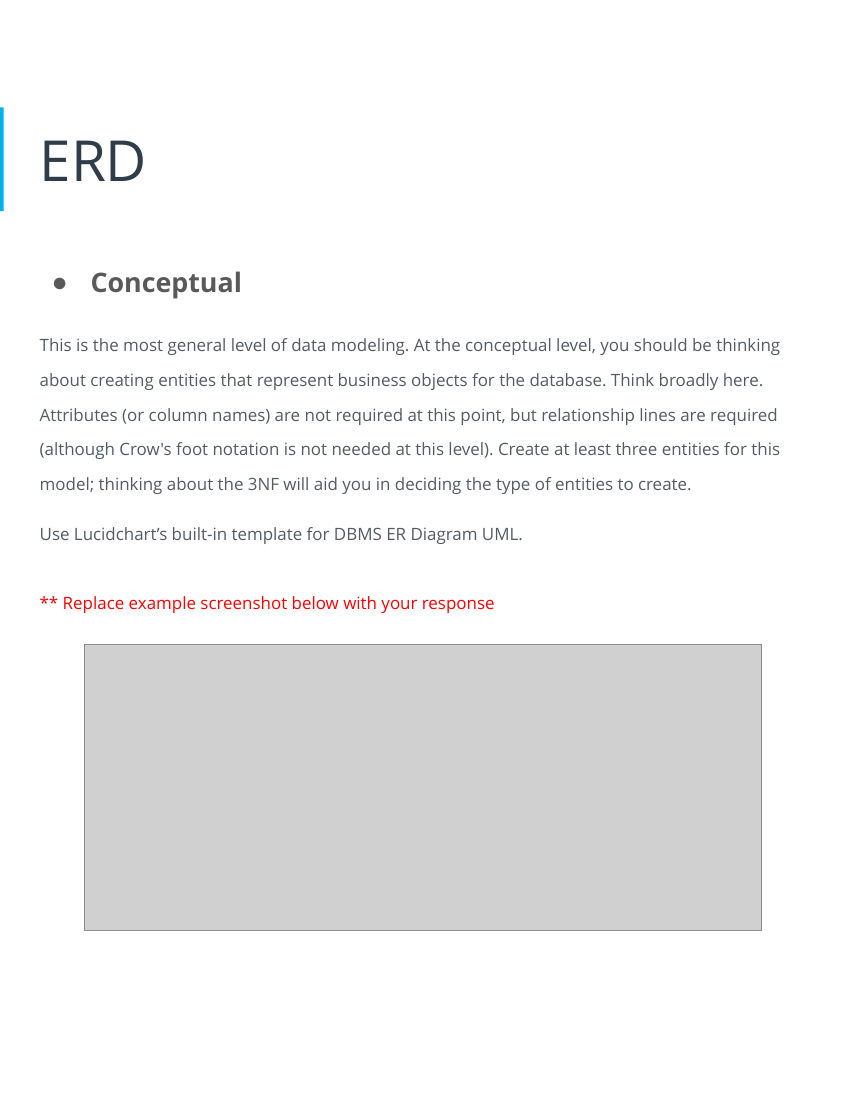
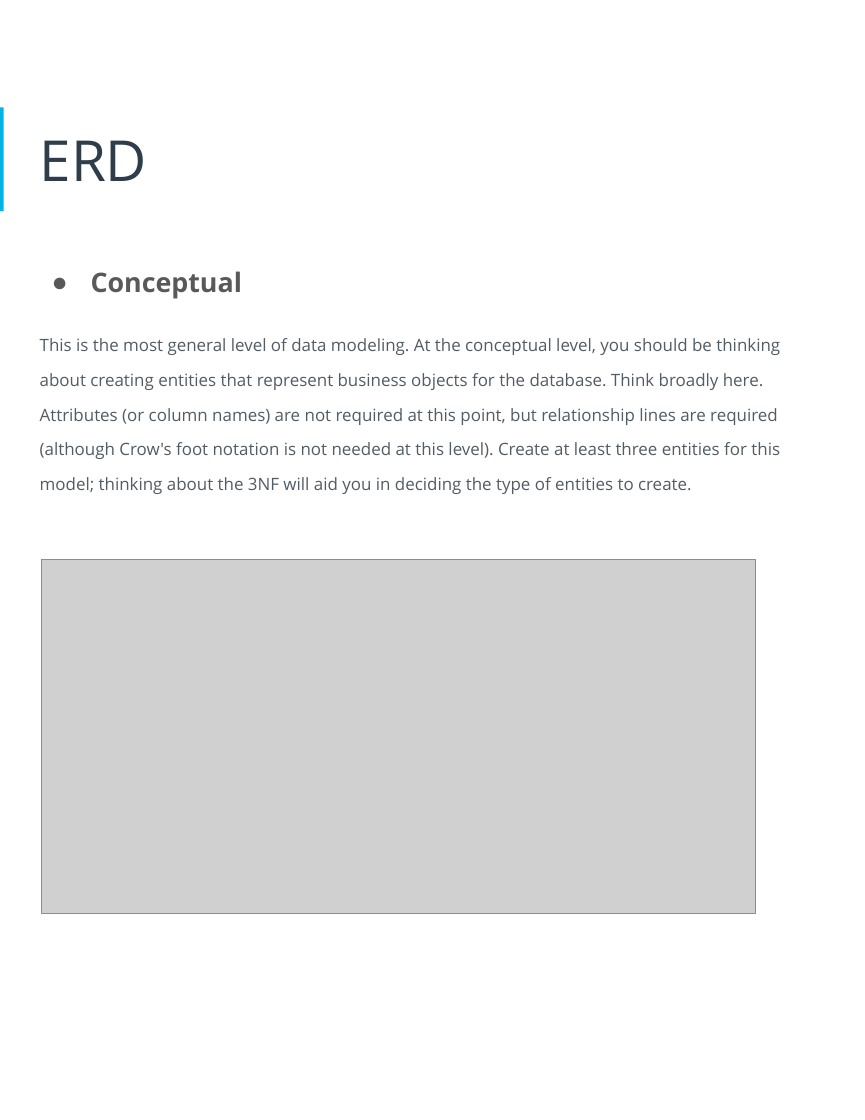
Before and after one commit to fuongcao/udacity-data-achitect, a slide deck: slide 13 of 1- Designing an HR Database/proposal.pptx. Drawn at 865x1120 pixels with LibreOffice and Linux fonts; fonts in the diff are those of the drawing; grey boxes stand for pictures. Boxes give left, top, right and bottom in pixels: in the first picture for what was removed or moved away, otherwise in the second. Text is boxed around its words. In the diff, an @@ line names an element or a change of style, - is before the commit and + after.

```diff
--- a/1- Designing an HR Database/proposal.pptx
+++ b/1- Designing an HR Database/proposal.pptx
@@ text at [40, 527, 523, 613]: paragraphs removed @@
-Use Lucidchart’s built-in template for DBMS ER Diagram UML.
-** Replace example screenshot below with your response
@@ picture: place and size @@
-picture at [84, 644, 762, 930]
+picture at [42, 560, 756, 914]
```
Also in this commit, not shown: 2 other slides changed, 5 other files.
